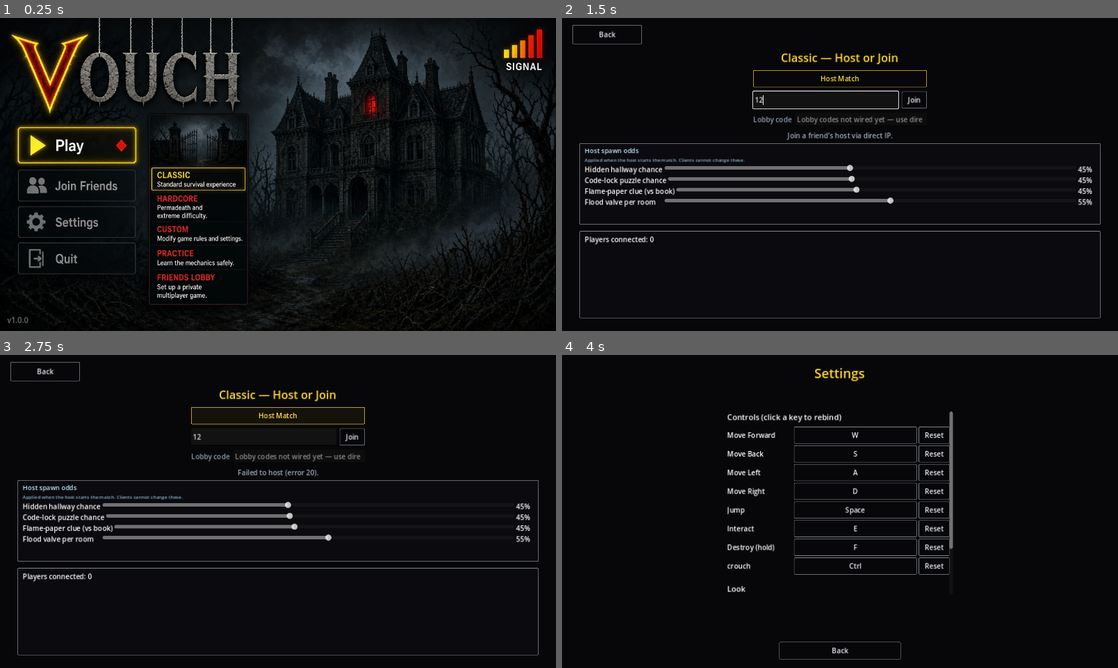
Above: before the commit, frames 1-4 (two rows, left to right).
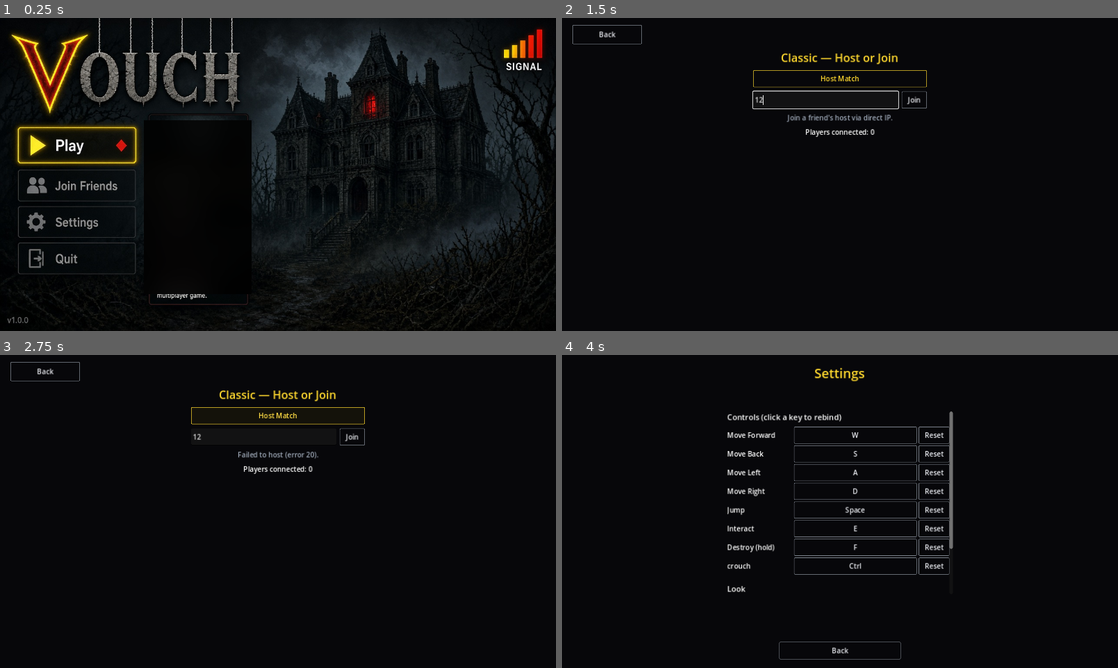
Above: after the commit, the same moments.

Repository: Kyrony/Vouch
Game: Godot game, scene res://scenes/Main.tscn
Two runs of this game, one before a commit and one after it. Both use one fixed random seed, a clock stepped at 60 frames per second and the inputs below.
Inputs (mouse positions are in pixels of both pictures, inside the frame that each line leads up to):
- Up to frame 1 (0.25 s): no input
- Up to frame 2 (1.5 s): click (639, 183) at 0.5 s; click (823, 99) at 1.27 s; type "12" at 1.35 s
- Up to frame 3 (2.75 s): click "Host Match" at 2 s
- Up to frame 4 (4 s): click "Back" at 2.75 s; click (639, 555) at 3.5 s

The runs differ from the first frame. In frame 1, 2.8% of the frame differs, in the area x 25-46%, y 32-89%; in frame 2, 4.7%, in the area x 3-97%, y 30-96%; in frame 3, 4.6%; in frame 4, nothing differs.

Commit message:
Add Play-gated modes, hover glow, and a minimal Host Lobby.
Home keeps the painted 1280x720 plate. Hitboxes glow on hover instead
of staying empty. The modes card stays covered until Play. Classic still
opens Host Match; other modes stay stubs. Host Lobby drops the sliders
and keeps host, join, and Start Match.

Co-authored-by: Kyle Bruns <Kyrony@users.noreply.github.com>

Diff:
--- a/scenes/Lobby/Lobby.tscn
+++ b/scenes/Lobby/Lobby.tscn
@@ -1,8 +1,9 @@
-[gd_scene load_steps=5 format=3]
+[gd_scene load_steps=6 format=3]
 
 [ext_resource type="Script" path="res://scripts/lobby.gd" id="1"]
 [ext_resource type="Texture2D" path="res://assets/horror/ui/menu_leonardo_locked.png" id="2"]
 [ext_resource type="Script" path="res://scripts/horror/ui/menu_hitbox_layout.gd" id="3"]
+[ext_resource type="Texture2D" path="res://assets/horror/ui/menu_modes_cover.png" id="4"]
 
 [sub_resource type="StyleBoxEmpty" id="StyleBoxEmpty_hitbox"]
 
@@ -42,6 +43,16 @@
 offset_right = 1280.0
 offset_bottom = 720.0
 mouse_filter = 2
+
+[node name="ModesCover" type="TextureRect" parent="HomePanel/HitboxRoot"]
+layout_mode = 0
+offset_left = 332.0
+offset_top = 236.0
+offset_right = 580.0
+offset_bottom = 636.0
+mouse_filter = 2
+texture = ExtResource("4")
+expand_mode = 1
 
 [node name="MenuButtons" type="Control" parent="HomePanel/HitboxRoot"]
 layout_mode = 0
@@ -126,6 +137,7 @@
 tooltip_text = "Quit"
 
 [node name="GameModes" type="Control" parent="HomePanel/HitboxRoot"]
+visible = false
 layout_mode = 0
 offset_right = 1280.0
 offset_bottom = 720.0
@@ -255,7 +267,7 @@
 offset_left = -200.0
 offset_top = 72.0
 offset_right = 200.0
-offset_bottom = 360.0
+offset_bottom = 420.0
 grow_horizontal = 2
 theme_override_constants/separation = 10
 
@@ -282,31 +294,24 @@
 layout_mode = 2
 text = "Join"
 
-[node name="LobbyCodeRow" type="HBoxContainer" parent="PlayPanel/VBoxContainer"]
-layout_mode = 2
-theme_override_constants/separation = 8
-
-[node name="LobbyCodeLabel" type="Label" parent="PlayPanel/VBoxContainer/LobbyCodeRow"]
-layout_mode = 2
-theme_override_colors/font_color = Color(0.55, 0.62, 0.68, 1)
-text = "Lobby code"
-
-[node name="LobbyCodeInput" type="LineEdit" parent="PlayPanel/VBoxContainer/LobbyCodeRow"]
-layout_mode = 2
-size_flags_horizontal = 3
-placeholder_text = "Lobby codes not wired yet — use direct IP above"
-editable = false
-
 [node name="StartMatchButton" type="Button" parent="PlayPanel/VBoxContainer"]
 layout_mode = 2
-text = "Start Match (host only)"
+text = "Start Match"
 
 [node name="StatusLabel" type="Label" parent="PlayPanel/VBoxContainer"]
 layout_mode = 2
 theme_override_colors/font_color = Color(0.6, 0.85, 0.95, 1)
 horizontal_alignment = 1
 autowrap_mode = 3
-text = "Host to start a lobby, or join a friend's IP."
+text = "Host a match or join a friend's IP."
+
+[node name="PlayerCountLabel" type="Label" parent="PlayPanel/VBoxContainer"]
+layout_mode = 2
+horizontal_alignment = 1
+text = "Players: 0"
+
+[node name="PlayerListBox" type="VBoxContainer" parent="PlayPanel/VBoxContainer"]
+layout_mode = 2
 
 [node name="BackButton" type="Button" parent="PlayPanel"]
 layout_mode = 1
@@ -317,178 +322,6 @@
 offset_bottom = 60.0
 custom_minimum_size = Vector2(160, 44)
 text = "Back"
-
-[node name="MatchSettingsClientLabel" type="Label" parent="PlayPanel"]
-visible = false
-layout_mode = 1
-anchors_preset = 12
-anchor_top = 0.4
-anchor_right = 1.0
-anchor_bottom = 0.5
-offset_left = 40.0
-offset_right = -40.0
-grow_horizontal = 2
-theme_override_colors/font_color = Color(0.55, 0.65, 0.75, 1)
-horizontal_alignment = 1
-autowrap_mode = 3
-text = "Spawn odds are set by the host before the match starts."
-
-[node name="MatchSettingsPanel" type="Panel" parent="PlayPanel"]
-visible = false
-layout_mode = 1
-anchors_preset = 12
-anchor_top = 0.4
-anchor_right = 1.0
-anchor_bottom = 0.66
-offset_left = 40.0
-offset_top = 0.0
-offset_right = -40.0
-offset_bottom = 0.0
-grow_horizontal = 2
-grow_vertical = 2
-
-[node name="VBoxContainer" type="VBoxContainer" parent="PlayPanel/MatchSettingsPanel"]
-layout_mode = 1
-anchors_preset = 15
-anchor_right = 1.0
-anchor_bottom = 1.0
-grow_horizontal = 2
-grow_vertical = 2
-offset_left = 12.0
-offset_top = 6.0
-offset_right = -12.0
-offset_bottom = -6.0
-theme_override_constants/separation = 2
-
-[node name="TitleLabel" type="Label" parent="PlayPanel/MatchSettingsPanel/VBoxContainer"]
-layout_mode = 2
-theme_override_font_sizes/font_size = 15
-theme_override_colors/font_color = Color(0.75, 0.9, 1, 1)
-text = "Host spawn odds"
-
-[node name="SubtitleLabel" type="Label" parent="PlayPanel/MatchSettingsPanel/VBoxContainer"]
-layout_mode = 2
-theme_override_font_sizes/font_size = 11
-theme_override_colors/font_color = Color(0.55, 0.7, 0.8, 1)
-text = "Applied when the host starts the match. Clients cannot change these."
-
-[node name="HiddenHallwayRow" type="HBoxContainer" parent="PlayPanel/MatchSettingsPanel/VBoxContainer"]
-layout_mode = 2
-
-[node name="Label" type="Label" parent="PlayPanel/MatchSettingsPanel/VBoxContainer/HiddenHallwayRow"]
-layout_mode = 2
-custom_minimum_size = Vector2(180, 0)
-text = "Hidden hallway chance"
-
-[node name="Slider" type="HSlider" parent="PlayPanel/MatchSettingsPanel/VBoxContainer/HiddenHallwayRow"]
-layout_mode = 2
-size_flags_horizontal = 3
-max_value = 1.0
-step = 0.05
-value = 0.6
-
-[node name="ValueLabel" type="Label" parent="PlayPanel/MatchSettingsPanel/VBoxContainer/HiddenHallwayRow"]
-layout_mode = 2
-custom_minimum_size = Vector2(40, 0)
-text = "60%"
-
-[node name="CodeLockRow" type="HBoxContainer" parent="PlayPanel/MatchSettingsPanel/VBoxContainer"]
-layout_mode = 2
-
-[node name="Label" type="Label" parent="PlayPanel/MatchSettingsPanel/VBoxContainer/CodeLockRow"]
-layout_mode = 2
-custom_minimum_size = Vector2(180, 0)
-text = "Code-lock puzzle chance"
-
-[node name="Slider" type="HSlider" parent="PlayPanel/MatchSettingsPanel/VBoxContainer/CodeLockRow"]
-layout_mode = 2
-size_flags_horizontal = 3
-max_value = 1.0
-step = 0.05
-value = 0.6
-
-[node name="ValueLabel" type="Label" parent="PlayPanel/MatchSettingsPanel/VBoxContainer/CodeLockRow"]
-layout_mode = 2
-custom_minimum_size = Vector2(40, 0)
-text = "60%"
-
-[node name="FlamePaperRow" type="HBoxContainer" parent="PlayPanel/MatchSettingsPanel/VBoxContainer"]
-layout_mode = 2
-
-[node name="Label" type="Label" parent="PlayPanel/MatchSettingsPanel/VBoxContainer/FlamePaperRow"]
-layout_mode = 2
-custom_minimum_size = Vector2(180, 0)
-text = "Flame-paper clue (vs book)"
-
-[node name="Slider" type="HSlider" parent="PlayPanel/MatchSettingsPanel/VBoxContainer/FlamePaperRow"]
-layout_mode = 2
-size_flags_horizontal = 3
-max_value = 1.0
-step = 0.05
-value = 0.5
-
-[node name="ValueLabel" type="Label" parent="PlayPanel/MatchSettingsPanel/VBoxContainer/FlamePaperRow"]
-layout_mode = 2
-custom_minimum_size = Vector2(40, 0)
-text = "50%"
-
-[node name="FloodValveRow" type="HBoxContainer" parent="PlayPanel/MatchSettingsPanel/VBoxContainer"]
-layout_mode = 2
-
-[node name="Label" type="Label" parent="PlayPanel/MatchSettingsPanel/VBoxContainer/FloodValveRow"]
-layout_mode = 2
-custom_minimum_size = Vector2(180, 0)
-text = "Flood valve per room"
-
-[node name="Slider" type="HSlider" parent="PlayPanel/MatchSettingsPanel/VBoxContainer/FloodValveRow"]
-layout_mode = 2
-size_flags_horizontal = 3
-max_value = 1.0
-step = 0.05
-value = 0.3
-
-[node name="ValueLabel" type="Label" parent="PlayPanel/MatchSettingsPanel/VBoxContainer/FloodValveRow"]
-layout_mode = 2
-custom_minimum_size = Vector2(40, 0)
-text = "30%"
-
-[node name="PlayerListPanel" type="Panel" parent="PlayPanel"]
-layout_mode = 1
-anchors_preset = 12
-anchor_top = 0.68
-anchor_right = 1.0
-anchor_bottom = 1.0
-offset_left = 40.0
-offset_top = 0.0
-offset_right = -40.0
-offset_bottom = -30.0
-grow_horizontal = 2
-grow_vertical = 0
-
-[node name="VBoxContainer" type="VBoxContainer" parent="PlayPanel/PlayerListPanel"]
-layout_mode = 1
-anchors_preset = 15
-anchor_right = 1.0
-anchor_bottom = 1.0
-grow_horizontal = 2
-grow_vertical = 2
-offset_left = 12.0
-offset_top = 8.0
-offset_right = -12.0
-offset_bottom = -8.0
-
-[node name="PlayerCountLabel" type="Label" parent="PlayPanel/PlayerListPanel/VBoxContainer"]
-layout_mode = 2
-theme_override_font_sizes/font_size = 16
-text = "Players connected: 0"
-
-[node name="PlayerListScroll" type="ScrollContainer" parent="PlayPanel/PlayerListPanel/VBoxContainer"]
-layout_mode = 2
-size_flags_vertical = 3
-
-[node name="PlayerListBox" type="VBoxContainer" parent="PlayPanel/PlayerListPanel/VBoxContainer/PlayerListScroll"]
-layout_mode = 2
-size_flags_horizontal = 3
 
 [node name="SettingsPanel" type="Control" parent="."]
 visible = false
--- a/scripts/horror/ui/leonardo_ui_validate.gd
+++ b/scripts/horror/ui/leonardo_ui_validate.gd
@@ -48,9 +48,18 @@
 		var hit := lobby.get_node(path) as Button
 		if not hit.text.is_empty():
 			return "hitbox %s still has visible text" % path
-		var style := hit.get_theme_stylebox("normal")
-		if style is StyleBoxFlat:
-			return "hitbox %s still uses StyleBoxFlat chrome" % path
+		var hover := hit.get_theme_stylebox("hover")
+		if not (hover is StyleBoxFlat):
+			return "hitbox %s needs a neon glow hover box" % path
+	var modes := lobby.get_node_or_null("HomePanel/HitboxRoot/GameModes") as Control
+	if modes == null:
+		return "GameModes panel missing"
+	if modes.visible:
+		return "game-modes panel must stay hidden until Play"
+	if lobby.get_node_or_null("HomePanel/HitboxRoot/ModesCover") == null:
+		return "ModesCover missing"
+	if lobby.get_node_or_null("PlayPanel/MatchSettingsPanel") != null:
+		return "Host Lobby still has spawn-odds sliders"
 	var classic := lobby.get_node("HomePanel/HitboxRoot/GameModes/ClassicButton") as Button
 	if classic.disabled:
 		return "Classic must stay the live Host Match path"
@@ -104,6 +113,12 @@
 		return "Lobby.tscn must reference menu_leonardo_locked.png"
 	if tscn.contains("NavColumn"):
 		return "Lobby.tscn still has NavColumn"
+	if tscn.contains("MatchSettingsPanel") or tscn.contains("HiddenHallwayRow"):
+		return "Lobby.tscn Host Lobby still has spawn-odds sliders"
+	var play_chunk := tscn.get_slice('[node name="PlayPanel"', 1)
+	play_chunk = play_chunk.get_slice('[node name="SettingsPanel"', 0)
+	if play_chunk.contains("type=\"HSlider\""):
+		return "PlayPanel still has sliders"
 	var home := tscn.get_slice('[node name="PlayPanel"', 0)
 	for line in home.split("\n"):
 		var trimmed := line.strip_edges()
--- a/scripts/horror/ui/menu_hitbox_layout.gd
+++ b/scripts/horror/ui/menu_hitbox_layout.gd
@@ -19,6 +19,7 @@
 	"PracticeButton": Rect2(348, 516, 220, 52),
 	"FriendsLobbyButton": Rect2(348, 572, 220, 52),
 }
+const MODE_COVER := Rect2(332, 236, 248, 400)
 
 
 static func covered_rect(view: Vector2, design: Vector2 = DESIGN) -> Rect2:
@@ -58,3 +59,7 @@
 	root.size = DESIGN
 	var sx := dest.size.x / DESIGN.x
 	root.scale = Vector2(sx, sx)
+	var cover := root.get_node_or_null("ModesCover") as Control
+	if cover:
+		cover.position = MODE_COVER.position
+		cover.size = MODE_COVER.size
--- a/scripts/horror/ui/neon_menu.gd
+++ b/scripts/horror/ui/neon_menu.gd
@@ -78,7 +78,7 @@
 	]:
 		var btn := home.get_node_or_null(path) as Button
 		if btn:
-			_KIT.apply_invisible_hitbox(btn)
+			_KIT.apply_plate_hitbox(btn, false)
 	var classic := home.get_node_or_null("HitboxRoot/GameModes/ClassicButton") as Button
 	if classic:
 		classic.disabled = false
@@ -134,10 +134,17 @@
 	var join := play.get_node_or_null("VBoxContainer/JoinRow/JoinButton") as Button
 	if join:
 		_KIT.apply_button(join, "normal")
-	for panel_name in ["MatchSettingsPanel", "PlayerListPanel"]:
-		var p := play.get_node_or_null(panel_name) as Panel
-		if p:
-			p.add_theme_stylebox_override("panel", _KIT.panel_default())
+	var list := play.get_node_or_null("VBoxContainer/PlayerListBox")
+	if list == null:
+		list = play.get_node_or_null("PlayerListPanel")
+	if list is Panel:
+		(list as Panel).add_theme_stylebox_override("panel", _KIT.panel_default())
+
+
+static func set_play_selected(home: Control, selected: bool) -> void:
+	var play := home.get_node_or_null("HitboxRoot/MenuButtons/PlayButton") as Button
+	if play:
+		_KIT.apply_plate_hitbox(play, selected)
 
 
 static func _style_settings(settings: Control) -> void:
--- a/scripts/horror/ui/ui_kit.gd
+++ b/scripts/horror/ui/ui_kit.gd
@@ -63,19 +63,42 @@
 	return StyleBoxEmpty.new()
 
 
-static func apply_invisible_hitbox(button: Button) -> void:
-	var empty := invisible_hitbox()
+static func glow_box(border: Color, fill_alpha: float = 0.08, glow: float = 10.0) -> StyleBoxFlat:
+	var box := StyleBoxFlat.new()
+	box.bg_color = Color(border.r, border.g, border.b, fill_alpha)
+	box.border_color = border
+	box.set_border_width_all(2)
+	box.set_corner_radius_all(2)
+	box.shadow_color = Color(border.r, border.g, border.b, 0.62)
+	box.shadow_size = int(glow)
+	box.shadow_offset = Vector2.ZERO
+	box.content_margin_left = 8
+	box.content_margin_right = 8
+	box.content_margin_top = 6
+	box.content_margin_bottom = 6
+	return box
+
+
+static func apply_plate_hitbox(button: Button, selected: bool = false) -> void:
+	var idle := glow_box(Color(0.55, 0.58, 0.62, 0.45), 0.05, 0.0)
+	idle.set_border_width_all(1)
+	idle.shadow_size = 0
+	var hover := glow_box(YELLOW, 0.10, 12.0)
+	var pressed := glow_box(RED, 0.12, 10.0)
+	var focus := glow_box(YELLOW, 0.10, 12.0)
+	if selected:
+		idle = glow_box(YELLOW, 0.12, 12.0)
 	button.flat = true
 	button.text = ""
 	button.focus_mode = Control.FOCUS_ALL
 	button.mouse_filter = Control.MOUSE_FILTER_STOP
 	button.mouse_default_cursor_shape = Control.CURSOR_POINTING_HAND
 	button.icon = null
-	button.add_theme_stylebox_override("normal", empty)
-	button.add_theme_stylebox_override("hover", empty)
-	button.add_theme_stylebox_override("pressed", empty)
-	button.add_theme_stylebox_override("focus", empty)
-	button.add_theme_stylebox_override("disabled", empty)
+	button.add_theme_stylebox_override("normal", idle)
+	button.add_theme_stylebox_override("hover", hover)
+	button.add_theme_stylebox_override("pressed", pressed)
+	button.add_theme_stylebox_override("focus", focus)
+	button.add_theme_stylebox_override("disabled", idle)
 	var clear := Color(1, 1, 1, 0)
 	button.add_theme_color_override("font_color", clear)
 	button.add_theme_color_override("font_hover_color", clear)
@@ -84,6 +107,10 @@
 	button.add_theme_color_override("font_disabled_color", clear)
 	button.add_theme_color_override("icon_normal_color", clear)
 	button.add_theme_color_override("icon_hover_color", clear)
+
+
+static func apply_invisible_hitbox(button: Button) -> void:
+	apply_plate_hitbox(button, false)
 
 
 static func apply_button(button: Button, kind: String = "normal") -> void:
--- a/scripts/lobby.gd
+++ b/scripts/lobby.gd
@@ -2,15 +2,10 @@
 ## Lobby
 ##
 ## Acts as the game's "home screen": Play / Join Friends / Settings / Quit.
-## Play opens the locked Classic mode panel. Classic is the live Host Match
-## path (IP-based direct connect only for MVP — lobby codes and relay are
-## future work, see docs/MVP_GDD.md). Other listed modes are soft-gated.
-## Settings has real key-remapping, mouse sensitivity, and audio volume
-## controls, all persisted locally via `SettingsManager`. The Play panel
-## shows a LIVE joined-player list (name + peer id) that updates as peers
-## connect, broadcast to everyone via `NetworkManager.lobby_roster_updated`
-## - this is pre-match "who's here" information only, never faction/role
-## info - plus host-only "match spawn odds" sliders (`MatchSettings`).
+## Play reveals the painted game-modes panel. Classic is the live Host Match
+## path (IP-based direct connect only for MVP). Other listed modes are
+## soft-gated. Host lobby is minimal: host / join / Start Match. Settings
+## has key-remapping, mouse sensitivity, and audio volume via SettingsManager.
 
 const REMAP_ACTION_LABELS: Dictionary = {
 	"move_forward": "Move Forward",
@@ -32,6 +27,7 @@
 @onready var settings_button: Button = $HomePanel/HitboxRoot/MenuButtons/SettingsButton
 @onready var quit_button: Button = $HomePanel/HitboxRoot/MenuButtons/QuitButton
 @onready var mode_panel: Control = $HomePanel/HitboxRoot/GameModes
+@onready var modes_cover: Control = $HomePanel/HitboxRoot/ModesCover
 @onready var classic_button: Button = $HomePanel/HitboxRoot/GameModes/ClassicButton
 @onready var hardcore_button: Button = $HomePanel/HitboxRoot/GameModes/HardcoreButton
 @onready var custom_button: Button = $HomePanel/HitboxRoot/GameModes/CustomButton
@@ -45,20 +41,8 @@
 @onready var status_label: Label = $PlayPanel/VBoxContainer/StatusLabel
 @onready var play_back_button: Button = $PlayPanel/BackButton
 
-@onready var player_count_label: Label = $PlayPanel/PlayerListPanel/VBoxContainer/PlayerCountLabel
-@onready var player_list_box: VBoxContainer = $PlayPanel/PlayerListPanel/VBoxContainer/PlayerListScroll/PlayerListBox
-
-@onready var match_settings_panel: Panel = $PlayPanel/MatchSettingsPanel
-@onready var match_settings_client_label: Label = $PlayPanel/MatchSettingsClientLabel
-@onready var match_settings_host_box: VBoxContainer = $PlayPanel/MatchSettingsPanel/VBoxContainer
-@onready var hallway_slider: HSlider = $PlayPanel/MatchSettingsPanel/VBoxContainer/HiddenHallwayRow/Slider
-@onready var hallway_value_label: Label = $PlayPanel/MatchSettingsPanel/VBoxContainer/HiddenHallwayRow/ValueLabel
-@onready var code_lock_slider: HSlider = $PlayPanel/MatchSettingsPanel/VBoxContainer/CodeLockRow/Slider
-@onready var code_lock_value_label: Label = $PlayPanel/MatchSettingsPanel/VBoxContainer/CodeLockRow/ValueLabel
-@onready var flame_paper_slider: HSlider = $PlayPanel/MatchSettingsPanel/VBoxContainer/FlamePaperRow/Slider
-@onready var flame_paper_value_label: Label = $PlayPanel/MatchSettingsPanel/VBoxContainer/FlamePaperRow/ValueLabel
-@onready var flood_valve_slider: HSlider = $PlayPanel/MatchSettingsPanel/VBoxContainer/FloodValveRow/Slider
-@onready var flood_valve_value_label: Label = $PlayPanel/MatchSettingsPanel/VBoxContainer/FloodValveRow/ValueLabel
+@onready var player_count_label: Label = $PlayPanel/VBoxContainer/PlayerCountLabel
+@onready var player_list_box: VBoxContainer = $PlayPanel/VBoxContainer/PlayerListBox
 
 @onready var remap_container: VBoxContainer = $SettingsPanel/ScrollContainer/VBoxContainer/RemapContainer
 @onready var sensitivity_slider: HSlider = $SettingsPanel/ScrollContainer/VBoxContainer/SensitivityRow/Slider
@@ -71,10 +55,10 @@
 
 @onready var character_back_button: Button = $CharacterPanel/VBoxContainer/BackButton
 
-@onready var lobby_code_row: HBoxContainer = $PlayPanel/VBoxContainer/LobbyCodeRow
-@onready var lobby_code_input: LineEdit = $PlayPanel/VBoxContainer/LobbyCodeRow/LobbyCodeInput
-
 const _UI: GDScript = preload("res://scripts/ui/ui_theme.gd")
+const _NEON: GDScript = preload("res://scripts/horror/ui/neon_menu.gd")
+
+var _modes_open: bool = false
 
 ## Set while waiting for the next input event to finish a key-remap.
 var _awaiting_remap_action: String = ""
@@ -84,7 +68,7 @@
 func _ready() -> void:
 	play_button.pressed.connect(_on_play_nav_pressed)
 	join_friends_button.pressed.connect(_on_join_friends_pressed)
-	settings_button.pressed.connect(func(): _show_panel(settings_panel))
+	settings_button.pressed.connect(_on_settings_pressed)
 	quit_button.pressed.connect(_on_exit_pressed)
 	classic_button.pressed.connect(_on_classic_pressed)
 	hardcore_button.pressed.connect(_on_gated_mode_pressed)
@@ -92,9 +76,9 @@
 	practice_button.pressed.connect(_on_gated_mode_pressed)
 	friends_lobby_button.pressed.connect(_on_gated_mode_pressed)
 
-	play_back_button.pressed.connect(func(): _show_panel(home_panel))
-	settings_back_button.pressed.connect(func(): _show_panel(home_panel))
-	character_back_button.pressed.connect(func(): _show_panel(home_panel))
+	play_back_button.pressed.connect(_close_play_flow)
+	settings_back_button.pressed.connect(_close_play_flow)
+	character_back_button.pressed.connect(_close_play_flow)
 
 	host_button.pressed.connect(_on_host_pressed)
 	join_button.pressed.connect(_on_join_pressed)
@@ -108,11 +92,11 @@
 
 	_build_remap_rows()
 	_setup_settings_controls()
-	_setup_match_settings_controls()
 	_apply_ui_theme()
 	set_process_unhandled_input(true)
 
 	_show_panel(home_panel)
+	_set_modes_open(false)
 	_on_roster_updated(NetworkManager.lobby_roster)
 
 
@@ -126,14 +110,31 @@
 	if plate:
 		plate.visible = panel == home_panel
 	if panel == home_panel:
-		mode_panel.visible = true
-	if panel == play_panel:
-		_refresh_match_settings_access()
+		_set_modes_open(_modes_open)
+
+
+func _set_modes_open(open: bool) -> void:
+	_modes_open = open
+	if mode_panel:
+		mode_panel.visible = open
+	if modes_cover:
+		modes_cover.visible = not open
+	_NEON.call("set_play_selected", home_panel, open)
+
+
+func _close_play_flow() -> void:
+	_set_modes_open(false)
+	_show_panel(home_panel)
 
 
 func _on_play_nav_pressed() -> void:
-	# Modes are already painted on the plate. Play is a hitbox, not a rebuilt panel.
+	_set_modes_open(not _modes_open)
 	_show_panel(home_panel)
+
+
+func _on_settings_pressed() -> void:
+	_set_modes_open(false)
+	_show_panel(settings_panel)
 
 
 func _on_classic_pressed() -> void:
@@ -142,35 +143,15 @@
 
 
 func _on_join_friends_pressed() -> void:
+	_set_modes_open(false)
 	_show_panel(play_panel)
 	status_label.text = "Join a friend's host via direct IP."
 
 
 func _on_gated_mode_pressed() -> void:
-	# Soft stub: clickable painted modes, do not start a second mode system.
+	# Soft stub: stay on the Play-open home. Do not start another mode.
+	_set_modes_open(true)
 	_show_panel(home_panel)
-
-
-func _refresh_match_settings_access() -> void:
-	var is_host := NetworkManager.is_server()
-	match_settings_panel.visible = is_host
-	match_settings_client_label.visible = not is_host and NetworkManager.multiplayer.multiplayer_peer != null
-	if is_host:
-		_set_odds_sliders_enabled(true)
-	else:
-		_set_odds_sliders_enabled(false)
-
-
-func _set_odds_sliders_enabled(enabled: bool) -> void:
-	hallway_slider.editable = enabled
-	code_lock_slider.editable = enabled
-	flame_paper_slider.editable = enabled
-	flood_valve_slider.editable = enabled
-	for row in match_settings_host_box.get_children():
-		if row is HBoxContainer:
-			for child in row.get_children():
-				if child is HSlider:
-					child.editable = enabled
 
 
 func _on_exit_pressed() -> void:
@@ -180,9 +161,8 @@
 func _on_host_pressed() -> void:
 	var err := NetworkManager.host_game()
 	if err == OK:
-		status_label.text = "Hosting on port %d. Friends join via direct IP (see below)." % NetworkManager.DEFAULT_PORT
+		status_label.text = "Hosting on port %d. Friends join via direct IP." % NetworkManager.DEFAULT_PORT
 		start_match_button.visible = true
-		_refresh_match_settings_access()
 	else:
 		status_label.text = "Failed to host (error %s)." % err
 
@@ -204,7 +184,6 @@
 
 func _on_joined_server() -> void:
 	status_label.text = "Connected. Waiting for the host to start the match."
-	_refresh_match_settings_access()
 
 
 func _on_join_failed(reason: String) -> void:
@@ -214,8 +193,6 @@
 func _on_disconnected() -> void:
 	status_label.text = "Disconnected from host."
 	start_match_button.visible = false
-	match_settings_panel.visible = false
-	match_settings_client_label.visible = false
 
 
 func _on_roster_updated(roster: Array) -> void:
@@ -228,36 +205,6 @@
 		player_list_box.add_child(label)
 
 	player_count_label.text = "Players connected: %d" % roster.size()
-
-
-# --- Match settings (host-only spawn odds) ------------------------------
-
-func _setup_match_settings_controls() -> void:
-	hallway_slider.value = MatchSettings.hidden_hallway_chance
-	code_lock_slider.value = MatchSettings.code_lock_chance
-	flame_paper_slider.value = MatchSettings.flame_paper_chance
-	flood_valve_slider.value = MatchSettings.flood_valve_chance
-	_refresh_odds_labels()
-
-	hallway_slider.value_changed.connect(func(v):
-		MatchSettings.hidden_hallway_chance = v
-		_refresh_odds_labels())
-	code_lock_slider.value_changed.connect(func(v):
-		MatchSettings.code_lock_chance = v
-		_refresh_odds_labels())
-	flame_paper_slider.value_changed.connect(func(v):
-		MatchSettings.flame_paper_chance = v
-		_refresh_odds_labels())
-	flood_valve_slider.value_changed.connect(func(v):
-		MatchSettings.flood_valve_chance = v
-		_refresh_odds_labels())
-
-
-func _refresh_odds_labels() -> void:
-	hallway_value_label.text = "%d%%" % roundi(MatchSettings.hidden_hallway_chance * 100)
-	code_lock_value_label.text = "%d%%" % roundi(MatchSettings.code_lock_chance * 100)
-	flame_paper_value_label.text = "%d%%" % roundi(MatchSettings.flame_paper_chance * 100)
-	flood_valve_value_label.text = "%d%%" % roundi(MatchSettings.flood_valve_chance * 100)
 
 
 # --- Settings: key remapping ---------------------------------------------
@@ -301,7 +248,10 @@
 	if _awaiting_remap_action.is_empty():
 		if event is InputEventKey and event.pressed and not event.echo and event.physical_keycode == KEY_ESCAPE:
 			if play_panel.visible or settings_panel.visible or character_panel.visible:
-				_show_panel(home_panel)
+				_close_play_flow()
+				get_viewport().set_input_as_handled()
+			elif home_panel.visible and _modes_open:
+				_set_modes_open(false)
 				get_viewport().set_input_as_handled()
 		return
 
@@ -365,7 +315,3 @@
 	if HorrorModeSettings.is_horror_mode():
 		start_match_button.text = "Start Match"
 	_UI.call("apply_label_hierarchy", status_label, "body")
-	if is_instance_valid(lobby_code_input):
-		lobby_code_input.placeholder_text = "Lobby codes not wired yet — use direct IP"
-		lobby_code_input.editable = false
-		lobby_code_input.tooltip_text = "Session codes and relay are post-MVP. Join with the host LAN IP."
Binary file added: assets/horror/ui/menu_modes_cover.png
Not shown, changed: assets/horror/ui/README.md
